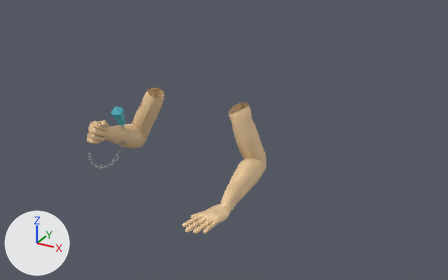
Renders of the Blender file Blender/Jakub/FPS_arms_2.0.blend from each side of a commit.
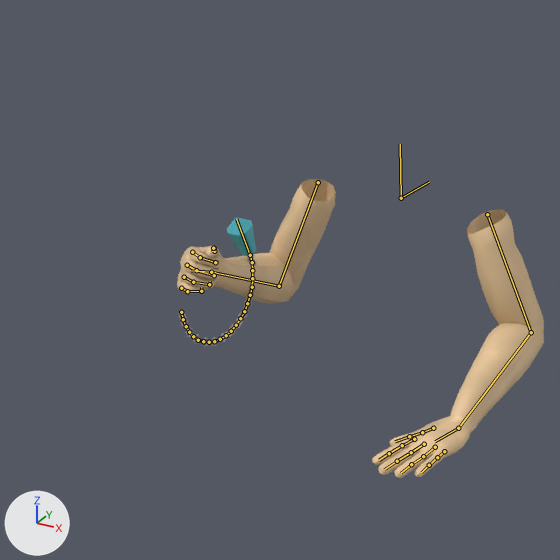
Old and new are each drawn whole from a 50 mm camera at (2.61, -4.26, 1.79) aimed at (0.4, -0.23, -0.23) and again close up on the part from 0% to 61% of the width and 0% to 98% of the height. The lights are fixed; the arrows at lower left show +X, +Y and +Z. Both versions are drawn at frame 20 of the action 'Kyv_attack'; the numbers are the values there. The bones that bend it are drawn over the model as lines in the close-ups.

Names of what the first close-up shows: 'FPS_arms_apply', 'FPS_arms_apply.001'.
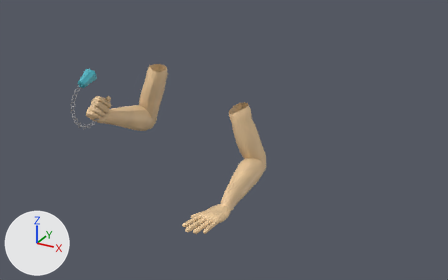
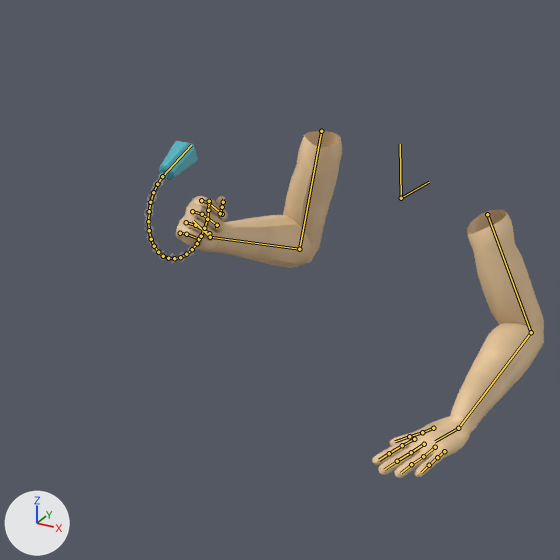
The edits, one by one:
Bone 'Bicep_ctrl_R' (bone_bicep_ctrl_r) moves from (0.0, 0.0, 0.0) to (0.043, 0.001, 0.217).
Bone 'Hand_ctrl_R' (bone_hand_ctrl_r) moves from (-0.635, -1.136, -0.139) to (-0.624, -1.13, 0.009).
Bone 'Hand_ctrl_R' (bone_hand_ctrl_r) turns from (-105, 115, -19) to (-94, 140, -11) degrees about its own x, y and z.
Bone 'Bone' (bone_bone) moves from (-0.844, 0.289, 0.492) to (-0.627, -0.099, 0.492).
Bone 'Bone' (bone_bone) turns from (0, 0, -9) to (0, 0, 11) degrees about its own x, y and z.

Where the change shows, as pixel boxes (x1, y1, x2, y2) in the close-ups (560 x 560 px):
'FPS_arms_apply', posed: before (177, 179, 544, 478); after (176, 131, 544, 478)
'FPS_arms_apply.001', posed (15% narrower): before (178, 217, 256, 347); after (144, 141, 210, 264)
bone 'Hand_ctrl_R', root to tip: before (211, 272) to (190, 270); after (210, 237) to (193, 220)
bone 'Bone', root to tip: before (181, 312) to (183, 319); after (209, 201) to (208, 210)
